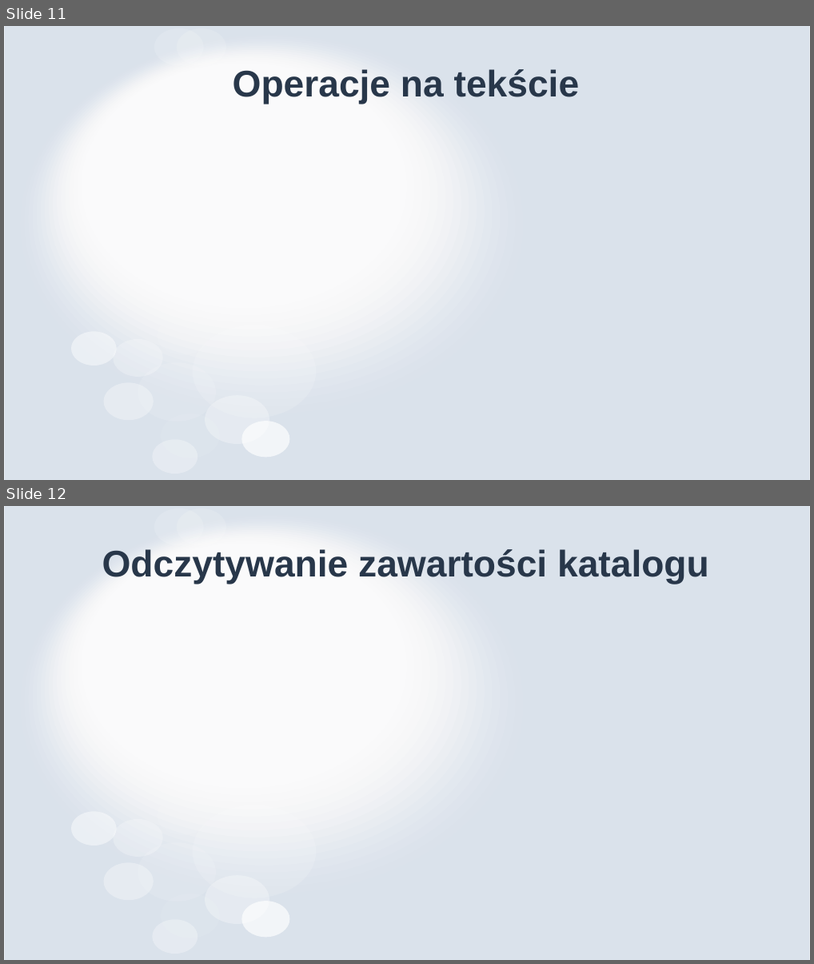
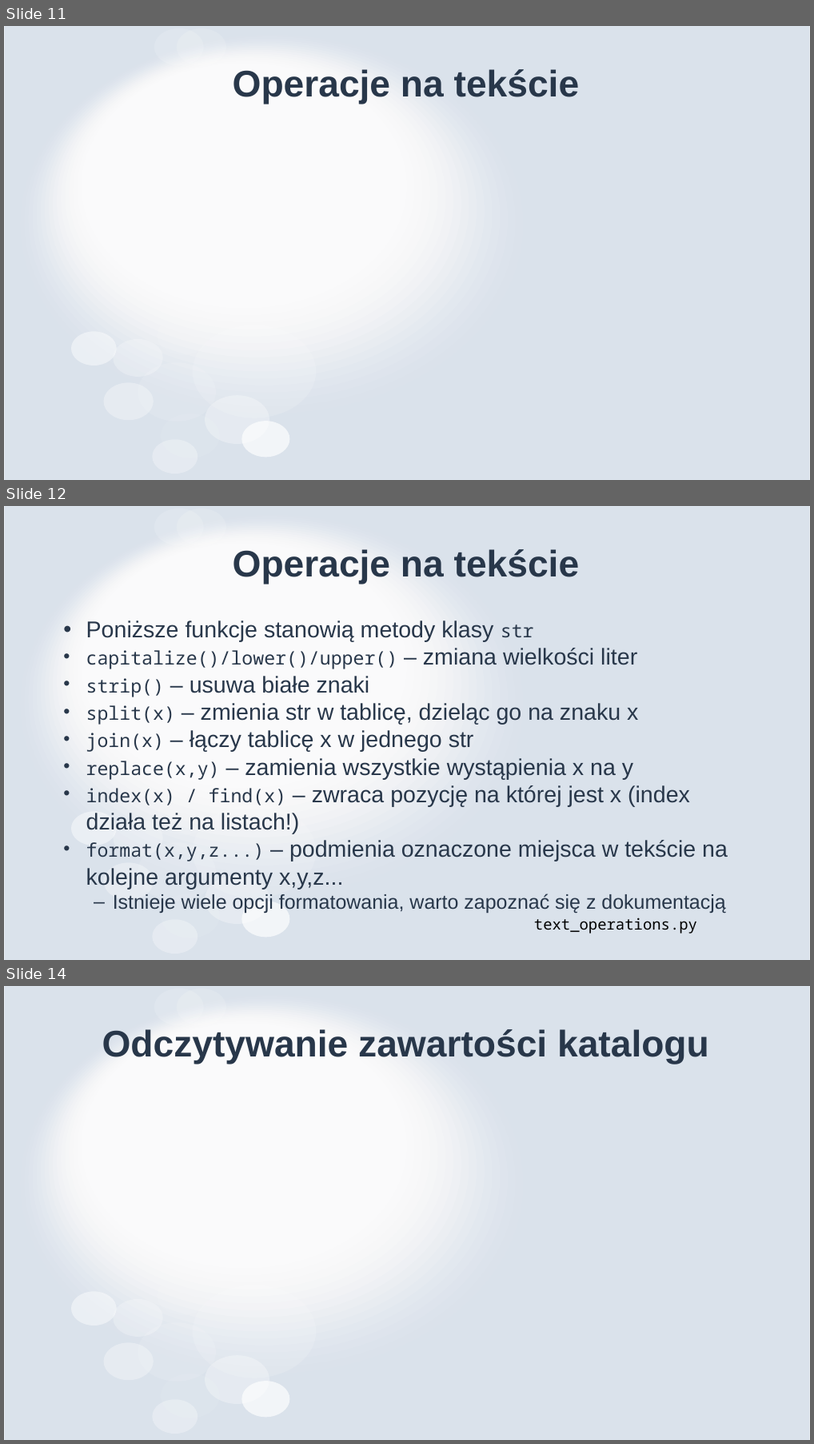
Before and after one commit to MikoStoro/ETI_Academy_python, a slide deck: EverydayPython/EverydayPython.pptx. Shown one above the other, each under a label of ours: slides 11 and 12 before the commit, slides 11, 12 and 14 after it; the slides between them are not shown. The pictures are 814x964 and 814x1444 pixels, drawn with LibreOffice and Linux fonts; fonts in the diff are those of the drawing. Boxes give left, top, right and bottom in pixels: in the first picture for what was removed or moved away, otherwise in the second. Text is boxed around its words. In the diff, an @@ line names an element or a change of style, - is before the commit and + after.

```diff
--- a/EverydayPython/EverydayPython.pptx
+++ b/EverydayPython/EverydayPython.pptx
@@ slide 12 added at <box>4,506,810,960</box>, background #FFFFFF; not listed: 31 template elements that a slide beside it also shows @@
@@ title added at <box>233,549,580,584</box>, 44 pt, text #28374A, bold @@
+Operacje na tekście
@@ text added at <box>86,620,728,912</box>, 27.2 pt, text #28374A @@
+• Poniższe funkcje stanowią metody klasy str
+• capitalize()/lower()/upper() – zmiana wielkości liter
+• strip() – usuwa białe znaki
+• split(x) – zmienia str w tablicę, dzieląc go na znaku x
+• join(x) – łączy tablicę x w jednego str
+• replace(x,y) – zamienia wszystkie wystąpienia x na y
+• index(x) / find(x) – zwraca pozycję na której jest x (index działa też na listach!)
+• format(x,y,z...) – podmienia oznaczone miejsca w tekście na kolejne argumenty x,y,z...
+  – Istnieje wiele opcji formatowania, warto zapoznać się z dokumentacją
@@ text added at <box>534,917,698,933</box>, 18 pt, text #000000 @@
+text_operations.py
@@ what was slide 12 is now slide 14 @@
```
Also in this commit, not shown: 1 slide changed, 1 other slide added, 9 other files.
